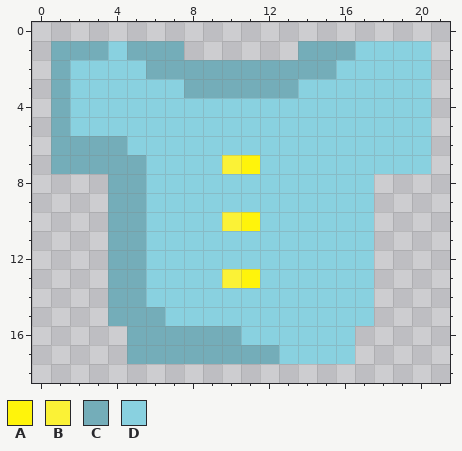
One commit to this pixel-art file: Assets/Shirt Buttons.aseprite. Above: the version before the commit.
22x19 pixels, 1 frame.
Palette (. is transparent): A #fff40b  B #fbf236  C #74adb9  D #89d1e0
New version:
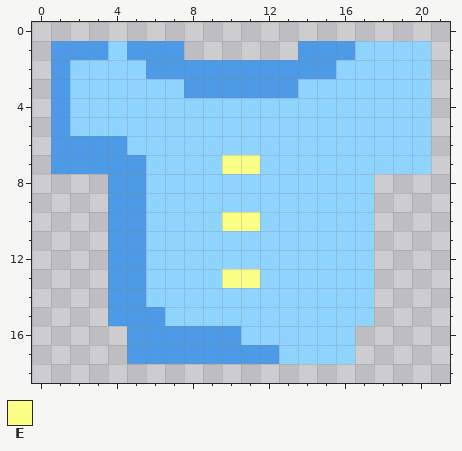
Colours new in this view: E #fbff86
Difference:
@@ palette @@
-C #74adb9
+C #4d9be6
-D #89d1e0
+D #8fd3ff
@@ x 8..13 @@
  6 DDDDDD
- 7 DDBADD
+ 7 DDEEDD
  8 DDDDDD
  9 DDDDDD
-10 DDBADD
+10 DDEEDD
 11 DDDDDD
 12 DDDDDD
-13 DDBADD
+13 DDEEDD
 14 DDDDDD
